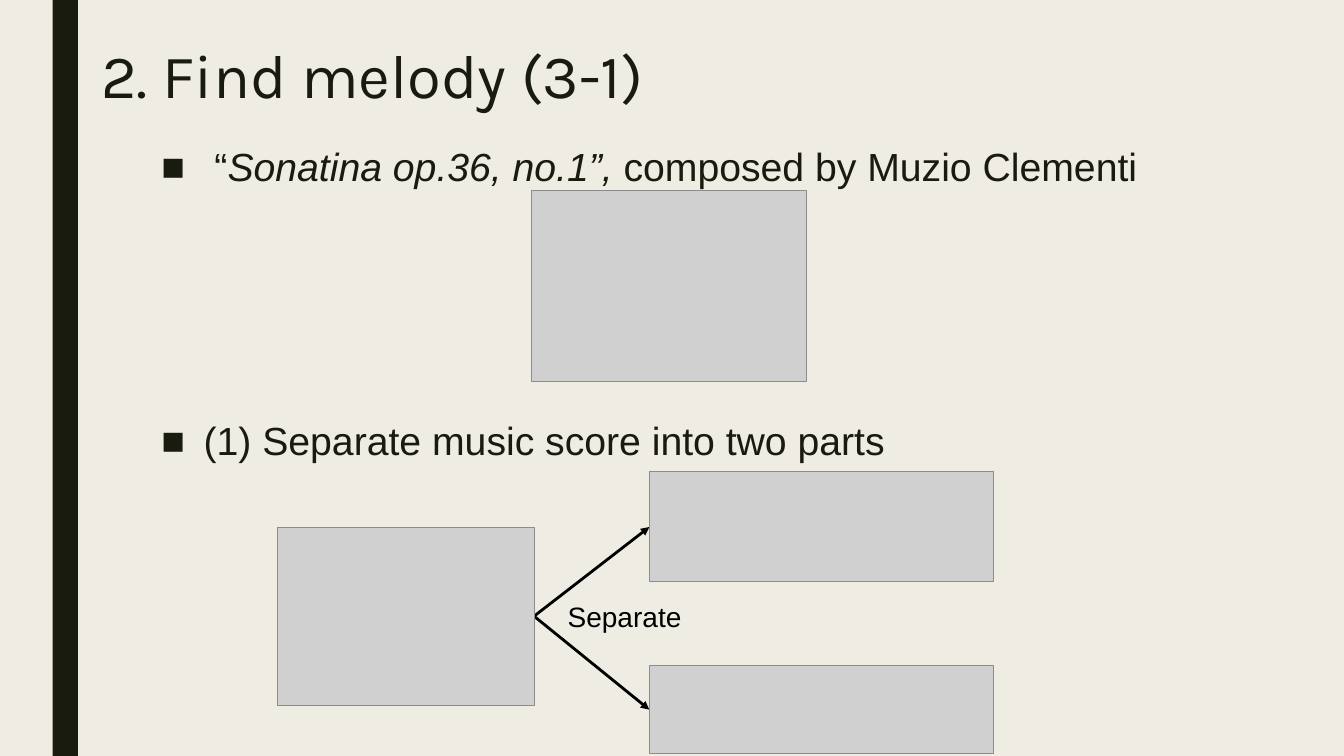
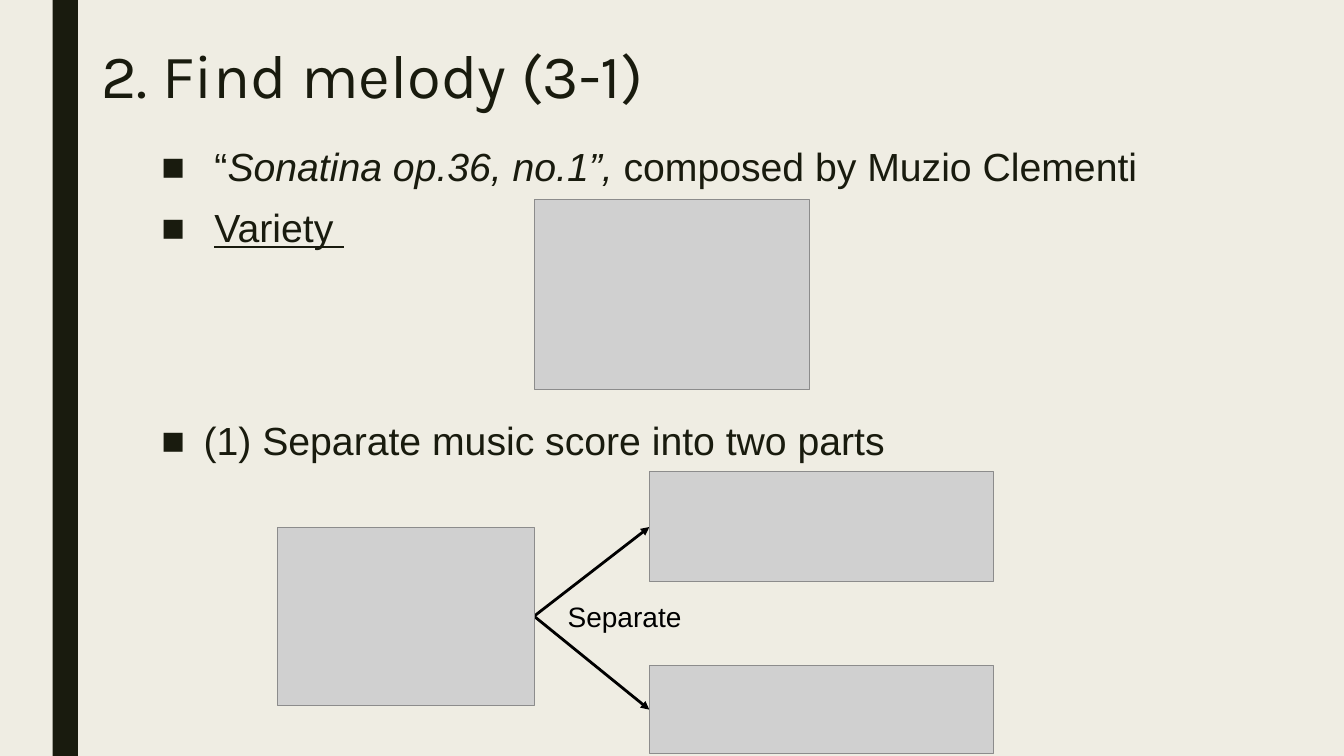
Before and after one commit to cindy820219/milsss, a slide deck: slide 13 of 口試0118.pptx. Drawn at 1344x756 pixels with LibreOffice and Linux fonts; fonts in the diff are those of the drawing; grey boxes stand for pictures. Boxes give left, top, right and bottom in pixels: in the first picture for what was removed or moved away, otherwise in the second. Text is boxed around its words. In the diff, an @@ line names an element or a change of style, - is before the commit and + after.

```diff
--- a/口試0118.pptx
+++ b/口試0118.pptx
@@ picture: place and size @@
-picture at (531,191,807,381)
+picture at (534,199,810,389)
@@ text at (214,213,333,250): paragraph added @@
+■ Variety
```
Also in this commit, not shown: 7 other slides changed, 4 other files.
